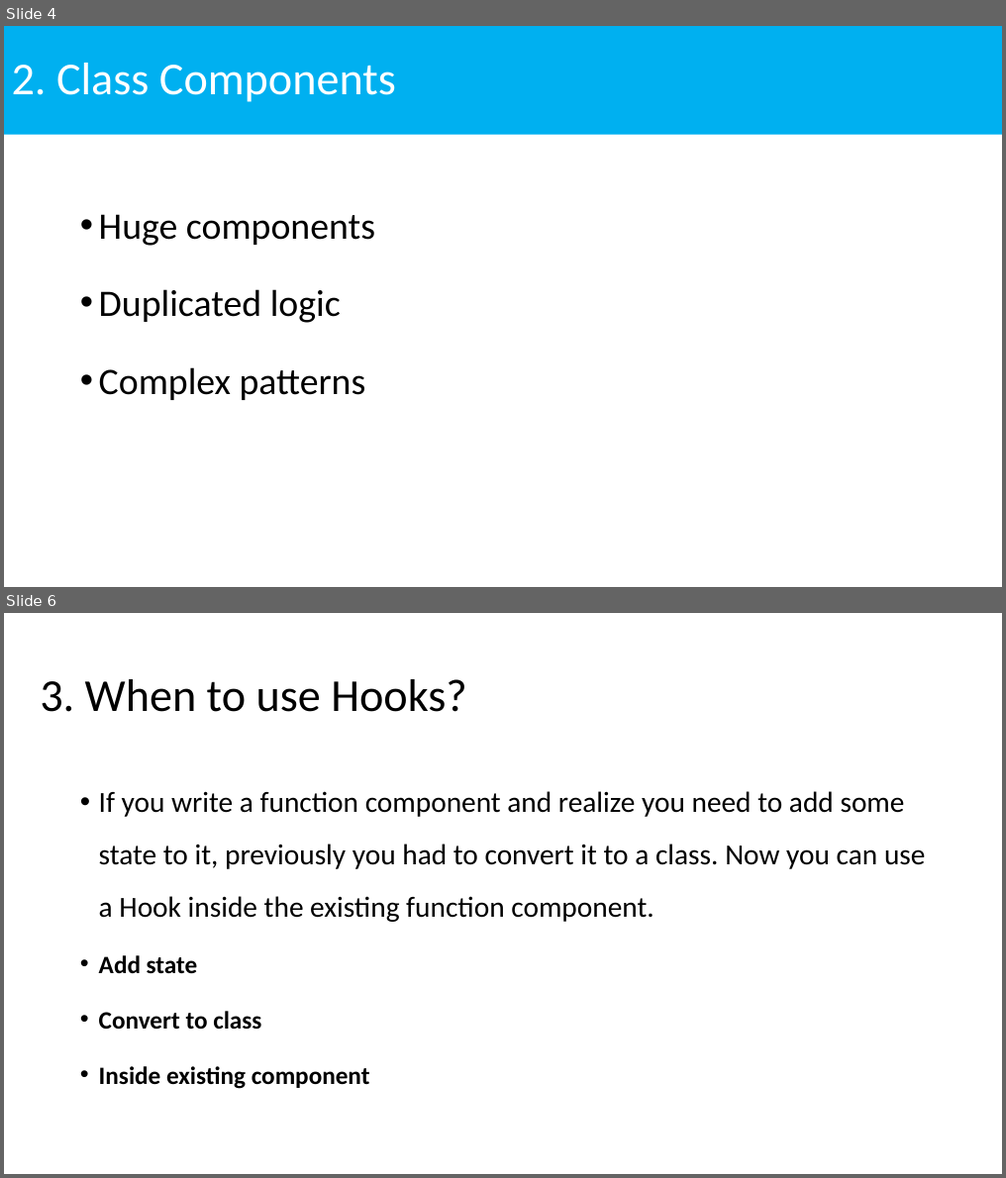
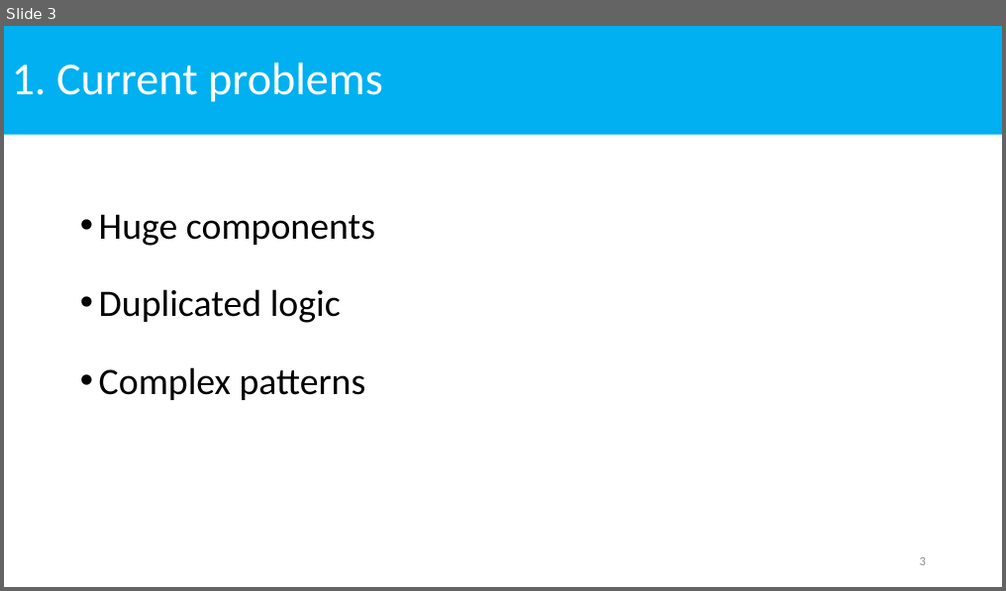
Before and after one commit to NhanHoang8195/react-hook-demo, a slide deck: ReactHooks.pptx. Shown one above the other, each under a label of ours: slides 4 and 6 before the commit, slide 3 after it; the slides between them are not shown. The pictures are 1006x1178 and 1006x591 pixels, drawn with LibreOffice and Linux fonts; fonts in the diff are those of the drawing. Boxes give left, top, right and bottom in pixels: in the first picture for what was removed or moved away, otherwise in the second. Text is boxed around its words. In the diff, an @@ line names an element or a change of style, - is before the commit and + after.

```diff
--- a/ReactHooks.pptx
+++ b/ReactHooks.pptx
@@ slide 6 removed at (x1=4, y1=613, x2=1002, y2=1174), background #FFFFFF @@
@@ title removed at (x1=40, y1=679, x2=467, y2=712) @@
-3. When to use Hooks?
@@ text removed at (x1=99, y1=791, x2=926, y2=1089) @@
-• If you write a function component and realize you need to add some state to it, previously you had to convert it to a class. Now you can use a Hook inside the existing function component.
-• Add state
-• Convert to class
-• Inside existing component
@@ what was slide 4 is now slide 3 @@
@@ slide 3 changed as well @@
@@ title at (x1=12, y1=63, x2=383, y2=102): text changed @@
-2. Class Components
+1. Current problems
@@ page number added at (x1=920, y1=558, x2=926, y2=566), 12 pt, text #8C8C8C @@
+3
```
Also in this commit, not shown: 4 other slides changed, 4 slides added, 4 other slides removed, 8 other files.
